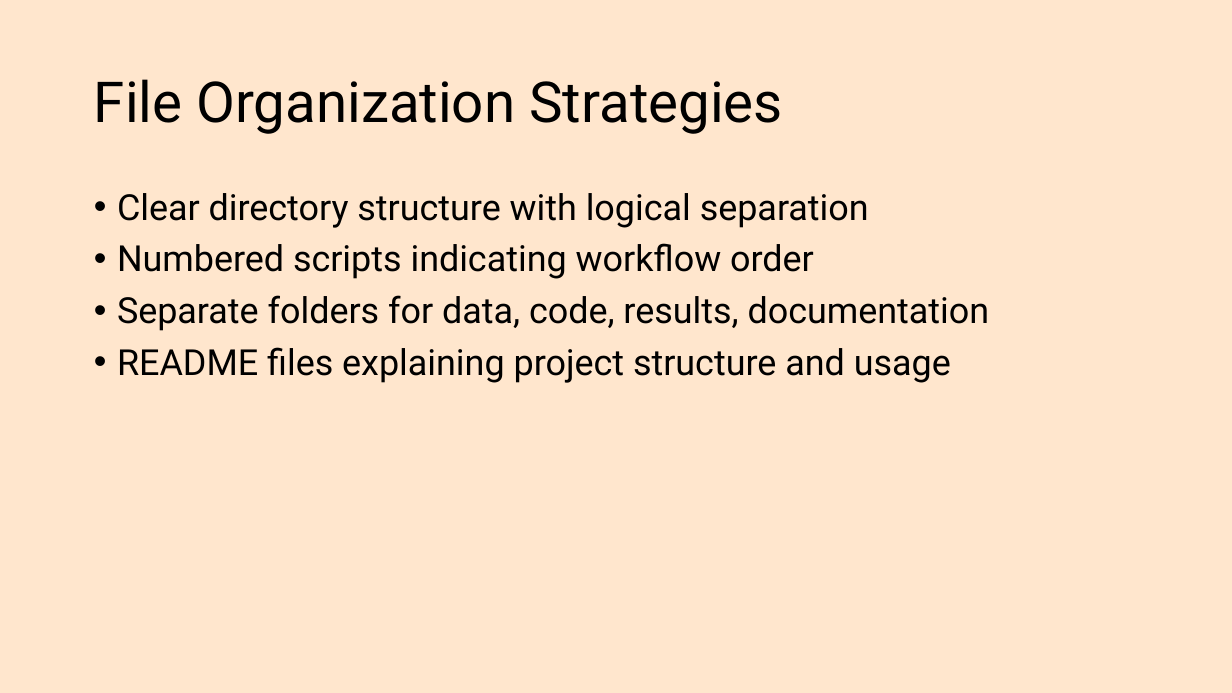
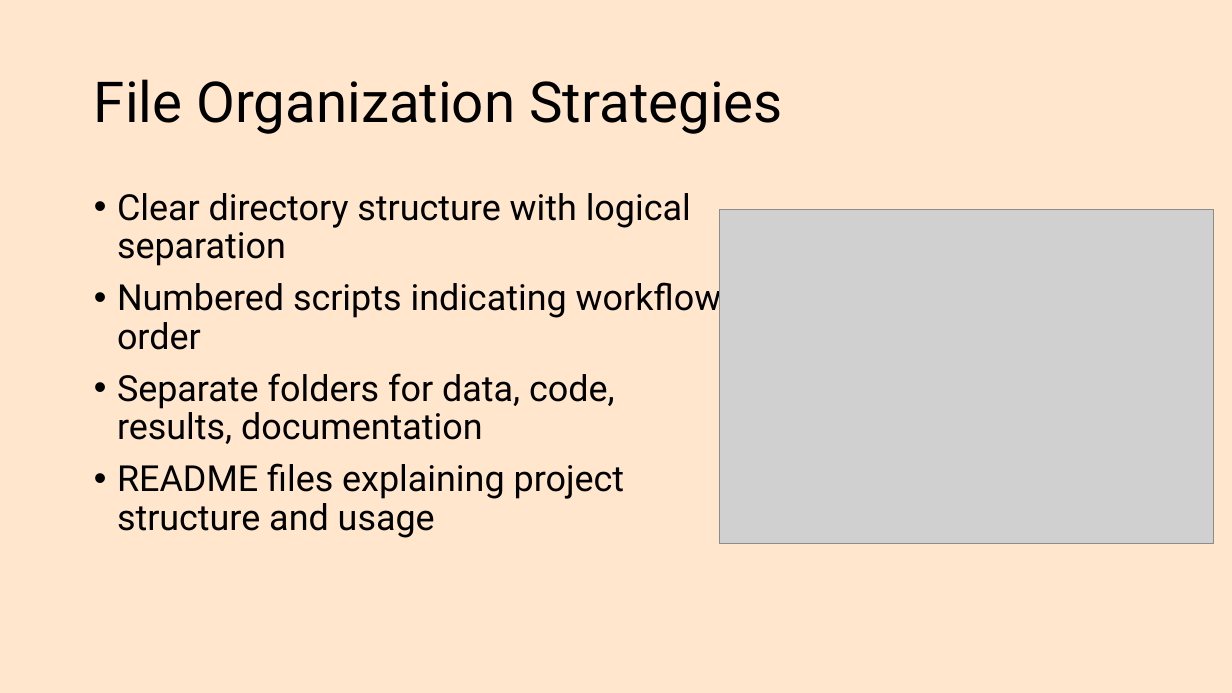
Before and after one commit to rstats-bootcamp/RStatsBootcamp-2025, a slide deck: slide 8 of .slides/topics/13_reproducibility.pptx (slide 9 before the commit). Drawn at 1232x693 pixels with LibreOffice and Linux fonts; fonts in the diff are those of the drawing; grey boxes stand for pictures. Boxes give left, top, right and bottom in pixels: in the first picture for what was removed or moved away, otherwise in the second. Text is boxed around its words. In the diff, an @@ line names an element or a change of style, - is before the commit and + after.

```diff
--- a/.slides/topics/13_reproducibility.pptx
+++ b/.slides/topics/13_reproducibility.pptx
@@ text "Clear directory structure with logical ..." rewrapped from [117,193,990,383] to [117,193,722,538] @@
@@ picture added at [720,210,1214,543] @@
```
Also in this commit, not shown: 3 other slides changed, 1 slide added, 1 slide removed, 5 other files.
